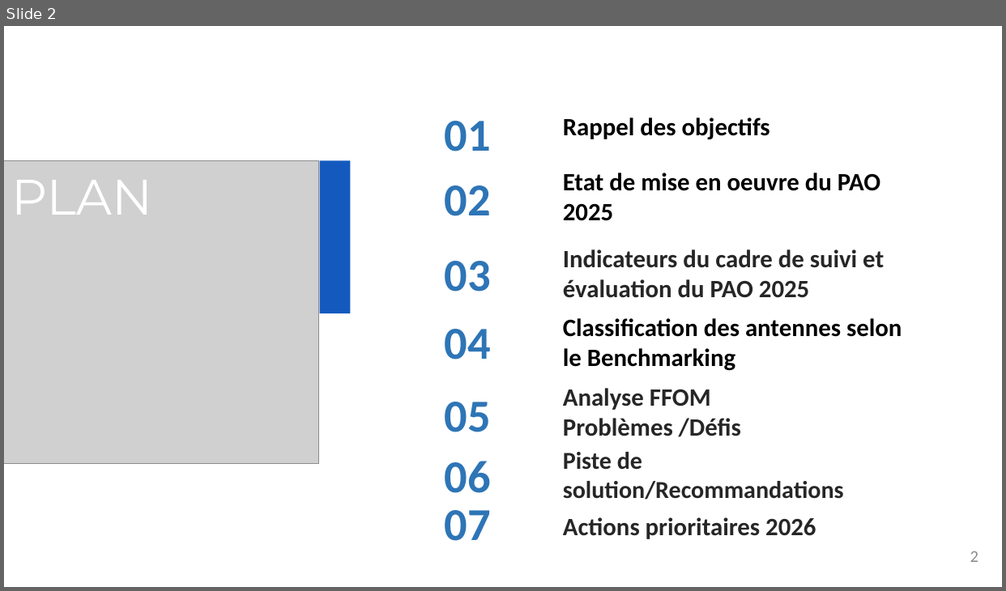
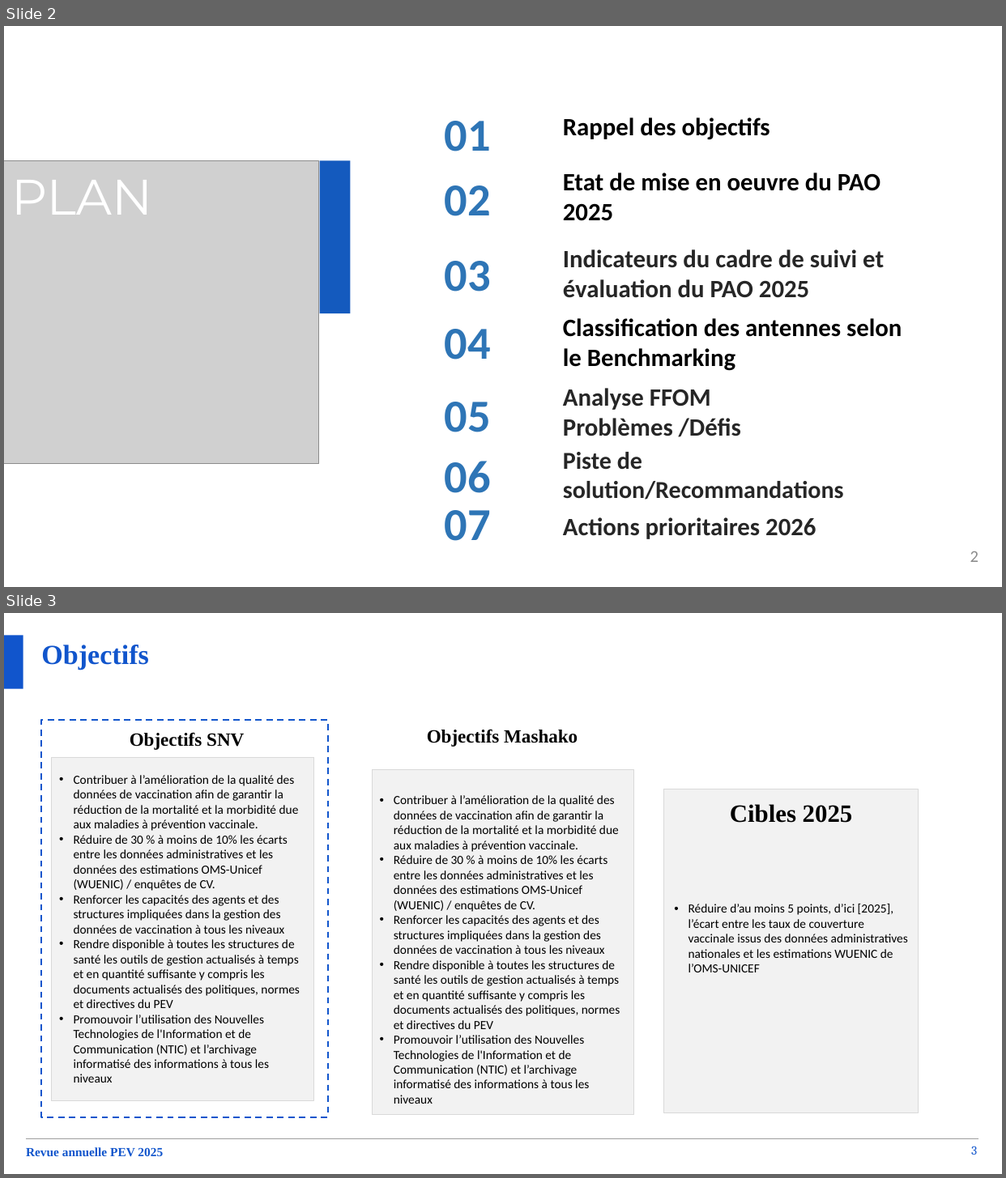
Before and after one commit to WHO-IST-CA/revue_annuelle, a slide deck: docs/epi/presentations/j1/Revue annuelle-PEV_qualité des données-14122025.pptx. Shown one above the other, each under a label of ours: slide 2 before the commit, slides 2 and 3 after it. The pictures are 1006x591 and 1006x1178 pixels, drawn with LibreOffice and Linux fonts; fonts in the diff are those of the drawing; grey boxes stand for pictures. Boxes give left, top, right and bottom in pixels: in the first picture for what was removed or moved away, otherwise in the second. Text is boxed around its words. In the diff, an @@ line names an element or a change of style, - is before the commit and + after.

```diff
--- a/docs/epi/presentations/j1/Revue annuelle-PEV_qualité des données-14122025.pptx
+++ b/docs/epi/presentations/j1/Revue annuelle-PEV_qualité des données-14122025.pptx
@@ slide 3 added at (4, 613, 1002, 1174), background #FFFFFF @@
@@ rectangle added at (4, 636, 23, 689), fill #1155CC @@
@@ text added at (41, 645, 149, 670), 26.6 pt, text #1155CC, bold @@
+Objectifs
@@ rectangle added at (41, 720, 327, 1118), outline #1155CC 1.5 pt dashed @@
@@ text added at (130, 732, 244, 750), 18 pt, text #000000, bold @@
+Objectifs SNV
@@ text added at (427, 729, 577, 747), 18 pt, text #000000, bold @@
+Objectifs Mashako
@@ rectangle added at (52, 757, 315, 1101), fill #F2F2F2, outline #D9D9D9 0.75 pt, 12 pt, text #000000 @@
+• Contribuer à l’amélioration de la qualité des données de vaccination afin de garantir la réduction de la mortalité et la morbidité due aux maladies à prévention vaccinale.
+• Réduire de 30 % à moins de 10% les écarts entre les données administratives et les données des estimations OMS-Unicef (WUENIC) / enquêtes de CV.
+• Renforcer les capacités des agents et des structures impliquées dans la gestion des données de vaccination à tous les niveaux
+• Rendre disponible à toutes les structures de santé les outils de gestion actualisés à temps et en quantité suffisante y compris les documents actualisés des politiques, normes et directives du PEV
+• Promouvoir l’utilisation des Nouvelles Technologies de l'Information et de Communication (NTIC) et l’archivage informatisé des informations à tous les niveaux
@@ rectangle added at (373, 769, 634, 1114), fill #F2F2F2, outline #D9D9D9 0.75 pt, 12 pt, text #000000 @@
+• Contribuer à l’amélioration de la qualité des données de vaccination afin de garantir la réduction de la mortalité et la morbidité due aux maladies à prévention vaccinale.
+• Réduire de 30 % à moins de 10% les écarts entre les données administratives et les données des estimations OMS-Unicef (WUENIC) / enquêtes de CV.
+• Renforcer les capacités des agents et des structures impliquées dans la gestion des données de vaccination à tous les niveaux
+• Rendre disponible à toutes les structures de santé les outils de gestion actualisés à temps et en quantité suffisante y compris les documents actualisés des politiques, normes et directives du PEV
+• Promouvoir l’utilisation des Nouvelles Technologies de l'Information et de Communication (NTIC) et l’archivage informatisé des informations à tous les niveaux
@@ rectangle added at (664, 789, 918, 1112), fill #F2F2F2, outline #D9D9D9 0.75 pt, 12 pt, text #000000 @@
+• Réduire d’au moins 5 points, d’ici [2025], l’écart entre les taux de couverture vaccinale issus des données administratives nationales et les estimations WUENIC de l’OMS-UNICEF
@@ text added at (730, 804, 853, 823), 24 pt, text #000000, bold @@
+Cibles 2025
@@ line added from (26, 1139) to (978, 1139), #9E9E9E 0.75 pt @@
@@ page number added at (971, 1146, 977, 1155), 12 pt, text #1155CC @@
+3
@@ text added at (26, 1148, 163, 1157), 12 pt, text #1155CC, bold @@
+Revue annuelle PEV 2025
```
Also in this commit, not shown: 17 slides changed, 5 other slides added, 1 slide removed, 1 other file.
